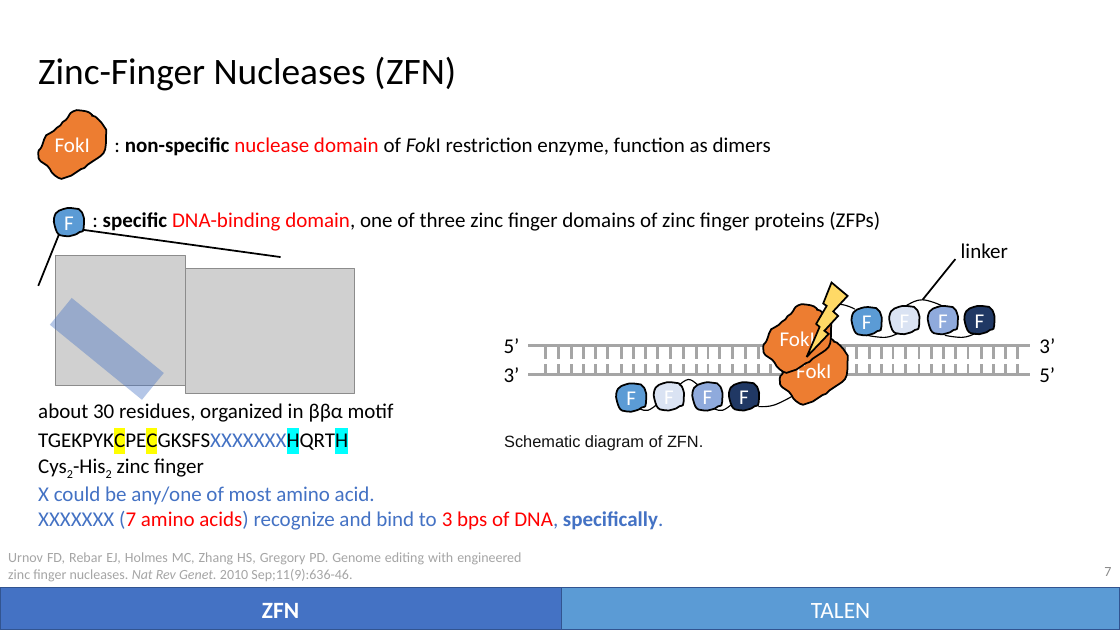
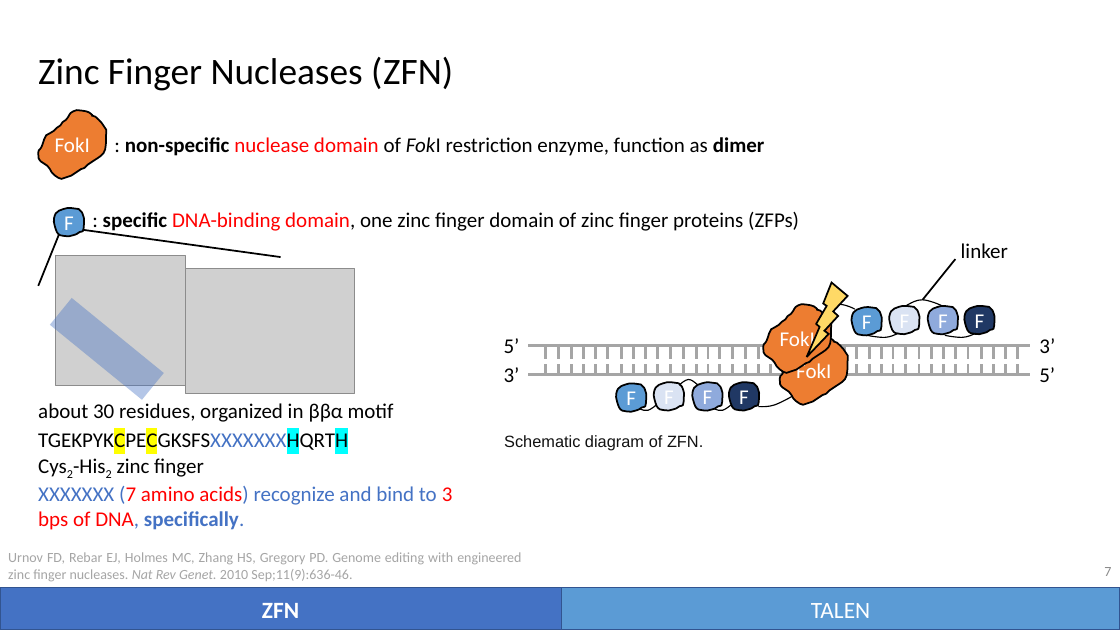
Before and after one commit to vwOvOwv/PKU-Undergraduate-Course, a slide deck: slide 7 of 遗传学(Genetics)/讨论课/Topic-3_遗传学技术/CRISPR-Cas.pptx. Drawn at 1120x630 pixels with LibreOffice and Linux fonts; fonts in the diff are those of the drawing; grey boxes stand for pictures. Boxes give left, top, right and bottom in pixels: in the first picture for what was removed or moved away, otherwise in the second. Text is boxed around its words. In the diff, an @@ line names an element or a change of style, - is before the commit and + after.

```diff
--- a/遗传学(Genetics)/讨论课/Topic-3_遗传学技术/CRISPR-Cas.pptx
+++ b/遗传学(Genetics)/讨论课/Topic-3_遗传学技术/CRISPR-Cas.pptx
@@ text at (38,57,453,91): text changed @@
-Zinc-Finger Nucleases (ZFN)
+Zinc Finger Nucleases (ZFN)
@@ text at (125,137,764,156): text changed @@
-: non-specific nuclease domain of FokI restriction enzyme, function as dimers
+: non-specific nuclease domain of FokI restriction enzyme, function as dimer
@@ text at (103,212,799,234): text changed @@
-: specific DNA-binding domain, one of three zinc finger domains of zinc finger proteins (ZFPs)
+: specific DNA-binding domain, one zinc finger domain of zinc finger proteins (ZFPs)
@@ text at (38,486,375,505): paragraph removed @@
-X could be any/one of most amino acid.
```
Also in this commit, not shown: 22 other slides changed, 25 slides added, 6 slides removed.
